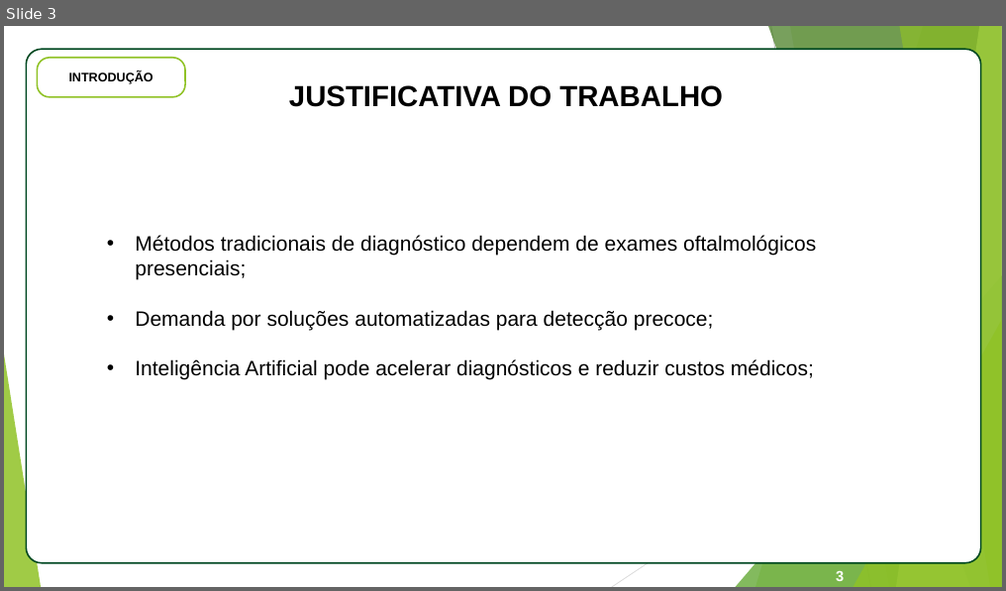
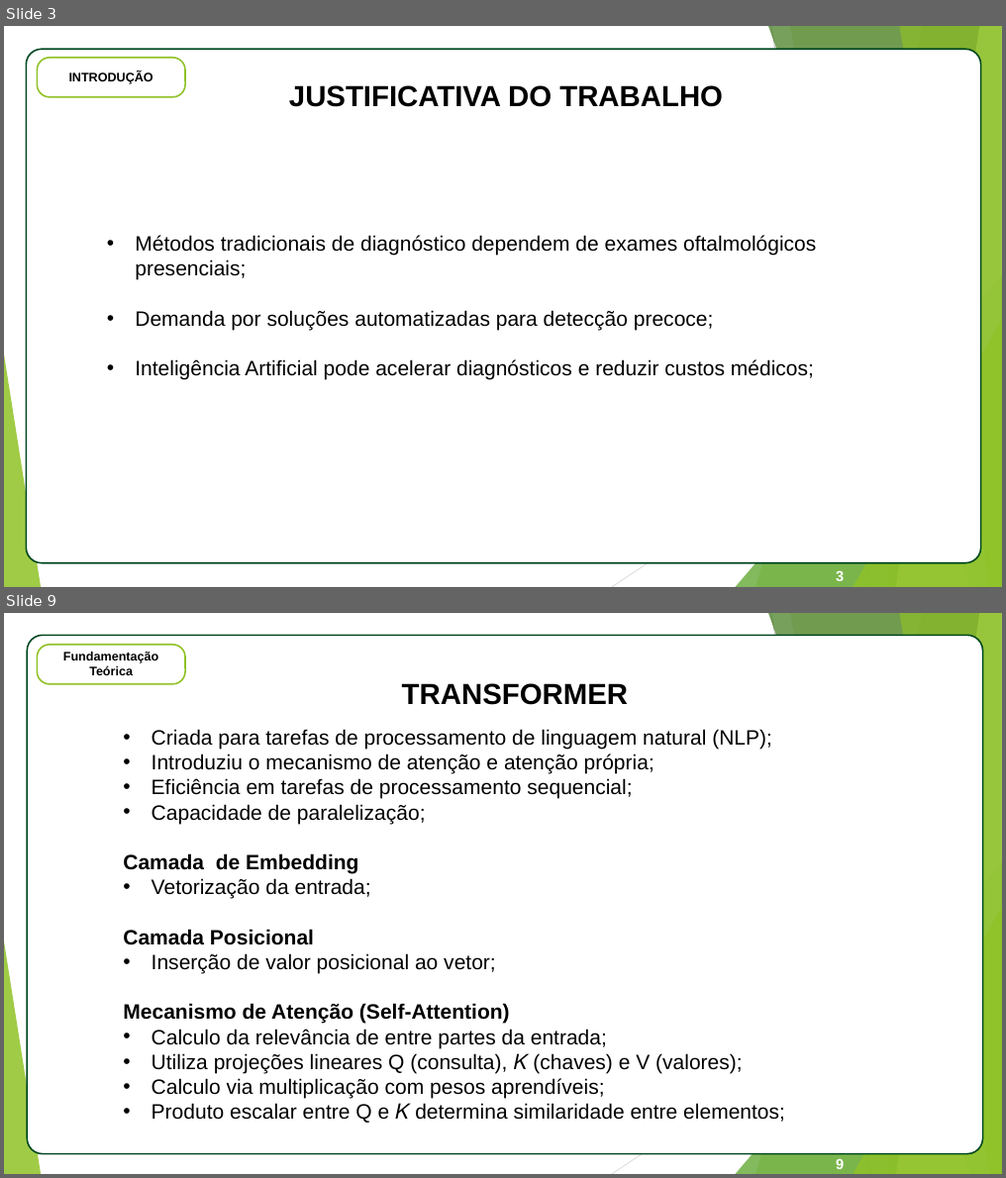
Before and after one commit to estrada-felipe/FundusDetectionTCC, a slide deck: tcc_documento/Apresentacao_TCC_Felipe_Estrada.pptx. Shown one above the other, each under a label of ours: slide 3 before the commit, slides 3 and 9 after it; the slides between them are not shown. The pictures are 1006x591 and 1006x1178 pixels, drawn with LibreOffice and Linux fonts; fonts in the diff are those of the drawing. Boxes give left, top, right and bottom in pixels: in the first picture for what was removed or moved away, otherwise in the second. Text is boxed around its words. In the diff, an @@ line names an element or a change of style, - is before the commit and + after.

```diff
--- a/tcc_documento/Apresentacao_TCC_Felipe_Estrada.pptx
+++ b/tcc_documento/Apresentacao_TCC_Felipe_Estrada.pptx
@@ slide 9 added at <box>4,613,1002,1174</box>, background #FFFFFF; not listed: 10 template elements that a slide beside it also shows @@
@@ rounded rectangle added at <box>27,635,983,1155</box>, fill #FFFFFF, outline #004821 1.5 pt @@
@@ rounded rectangle added at <box>37,645,185,684</box>, fill #FFFFFF, outline #90C226 1.5 pt @@
@@ text added at <box>63,652,158,675</box>, 12 pt, text #000000, bold @@
+Fundamentação Teórica
@@ text added at <box>402,683,628,705</box>, 28 pt, text #000000, bold @@
+TRANSFORMER
@@ text added at <box>123,729,785,1123</box>, 20 pt, text #000000 @@
+• Criada para tarefas de processamento de linguagem natural (NLP);
+• Introduziu o mecanismo de atenção e atenção própria;
+• Eficiência em tarefas de processamento sequencial;
+• Capacidade de paralelização;
+Camada de Embedding
+• Vetorização da entrada;
+Camada Posicional
+• Inserção de valor posicional ao vetor;
+Mecanismo de Atenção (Self-Attention)
+• Calculo da relevância de entre partes da entrada;
+• Utiliza projeções lineares Q (consulta), 𝐾 (chaves) e V (valores);
+• Calculo via multiplicação com pesos aprendíveis;
+• Produto escalar entre Q e 𝐾 determina similaridade entre elementos;
@@ page number added at <box>836,1159,844,1169</box>, 14 pt, text #FFFFFF, bold @@
+9
```
Also in this commit, not shown: 4 slides changed, 14 other slides added, 30 slides removed, 4 other files.
